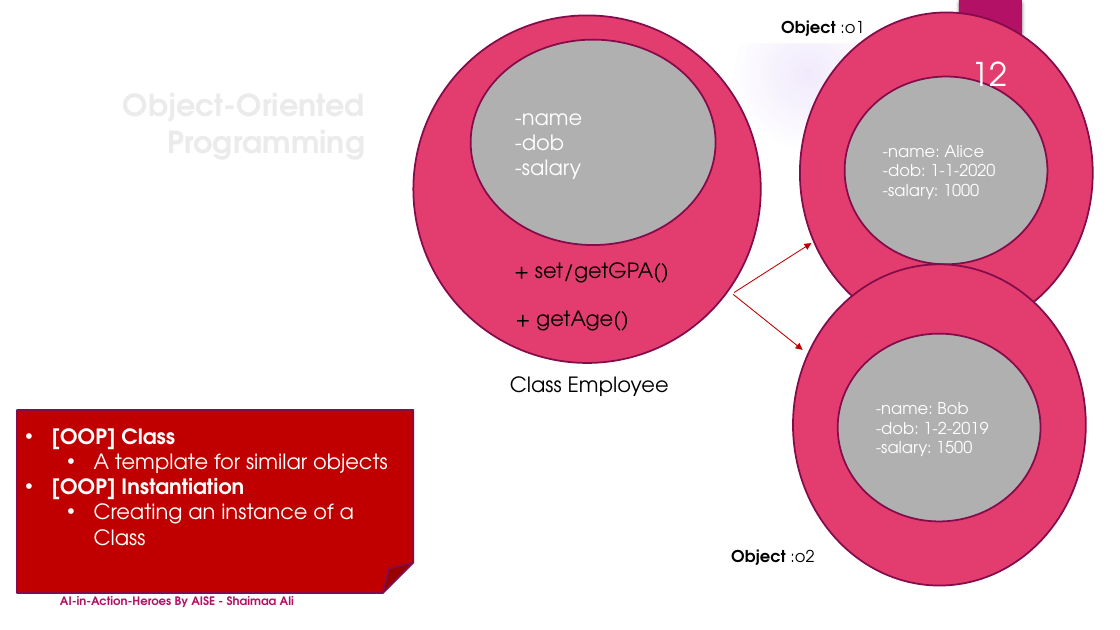
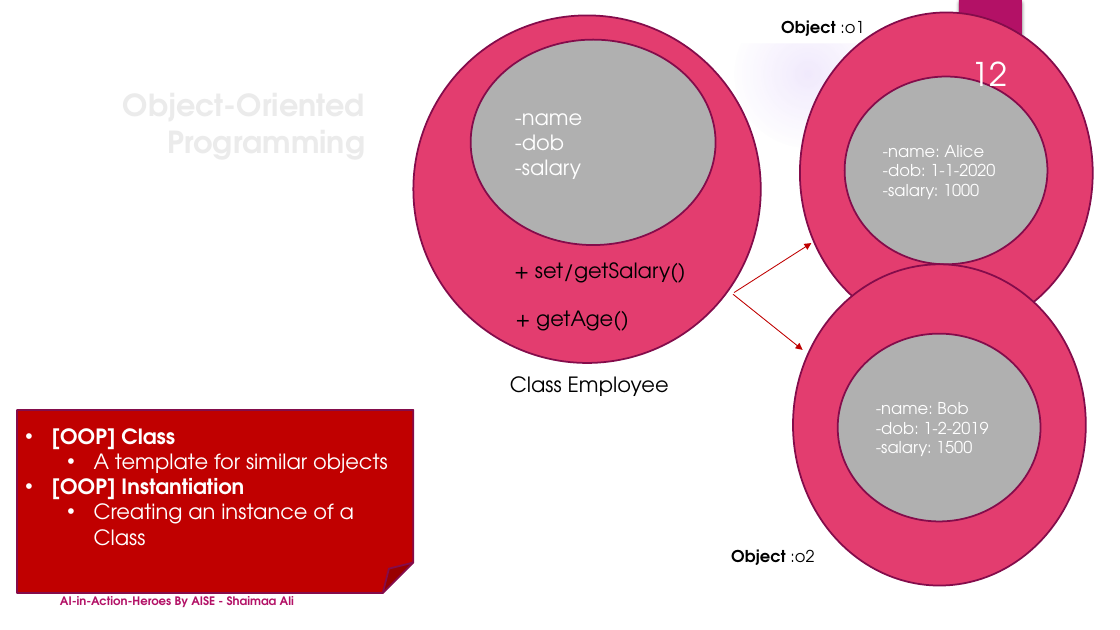
Before and after one commit to DrShaimaaAli/AIinActionHeroes, a slide deck: slide 12 of AIinActionHeroes_Day2_Part1.pptx. Drawn at 1120x630 pixels with LibreOffice and Linux fonts; fonts in the diff are those of the drawing; background and template pictures are left out. Boxes give left, top, right and bottom in pixels: in the first picture for what was removed or moved away, otherwise in the second. Text is boxed around its words. In the diff, an @@ line names an element or a change of style, - is before the commit and + after.

```diff
--- a/AIinActionHeroes_Day2_Part1.pptx
+++ b/AIinActionHeroes_Day2_Part1.pptx
@@ text at (535,262,686,283): text changed @@
-+ set/getGPA()
++ set/getSalary()
```
Also in this commit, not shown: 1 other file.
